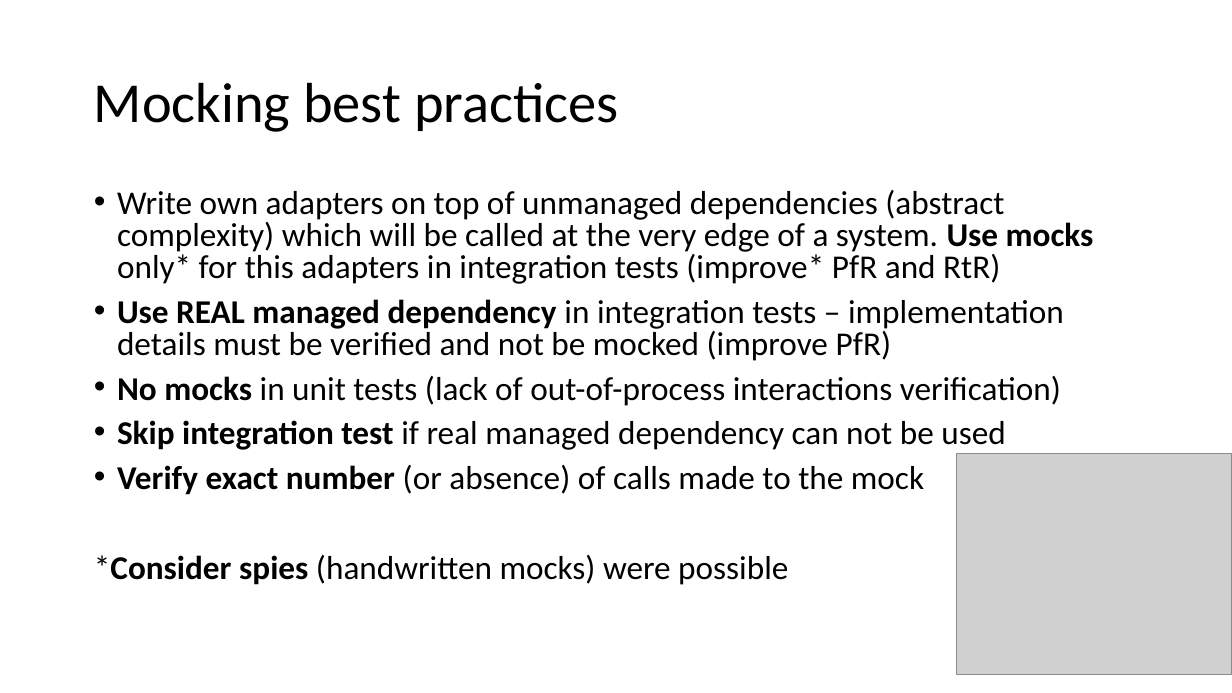
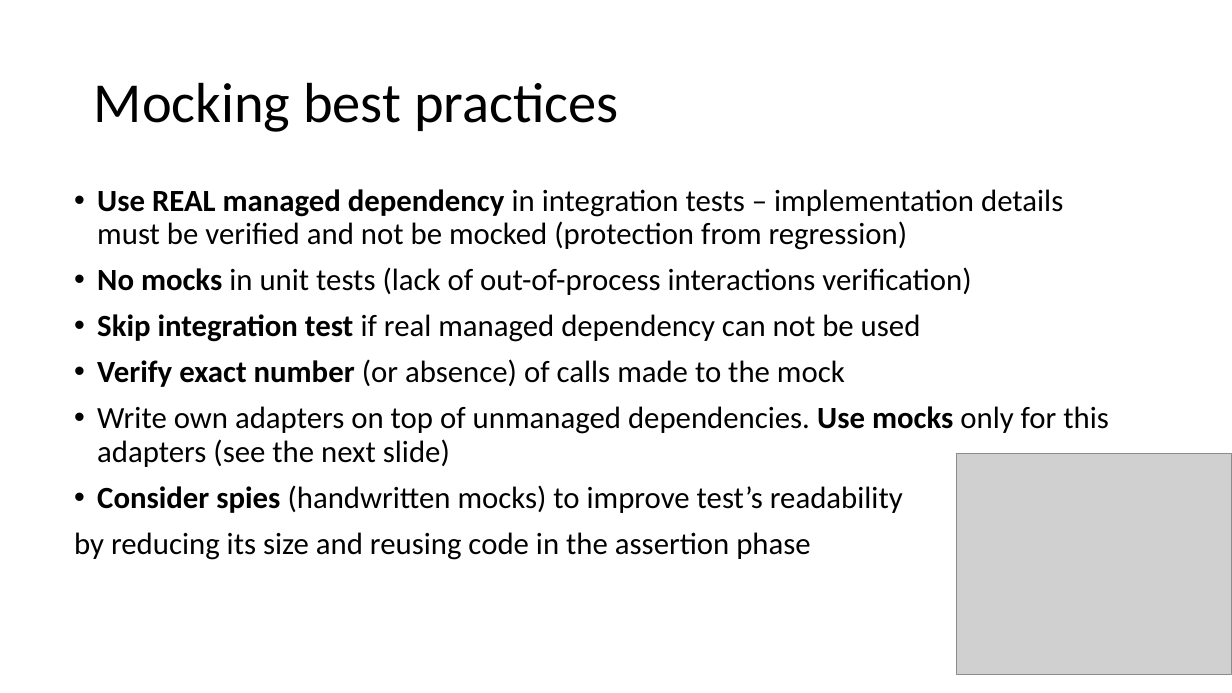
Before and after one commit to magicmanam/slides, a slide deck: slide 58 of automation-testing/unit-testing.pptx (slide 55 before the commit). Drawn at 1232x693 pixels with LibreOffice and Linux fonts; fonts in the diff are those of the drawing; grey boxes stand for pictures. Boxes give left, top, right and bottom in pixels: in the first picture for what was removed or moved away, otherwise in the second. Text is boxed around its words. In the diff, an @@ line names an element or a change of style, - is before the commit and + after.

```diff
--- a/automation-testing/unit-testing.pptx
+++ b/automation-testing/unit-testing.pptx
@@ text "Use REAL managed dependency in ..." moved from (x1=94, y1=190, x2=1094, y2=585) to (x1=74, y1=189, x2=1109, y2=560) @@
@@ text at (x1=97, y1=189, x2=1063, y2=250): text changed; size 25.9 to 24 pt @@
-• Write own adapters on top of unmanaged dependencies (abstract complexity) which will be called at the very edge of a system. Use mocks only* for this adapters in integration tests (improve* PfR and RtR)
-• Use REAL managed dependency in integration tests – implementation details must be verified and not be mocked (improve PfR)
+• Use REAL managed dependency in integration tests – implementation details must be verified and not be mocked (protection from regression)
@@ text at (x1=97, y1=267, x2=971, y2=387): size 25.9 to 24 pt in "No mocks in unit tests (lack of ...", "Skip integration test if real managed dependency ...", "Verify exact number (or absence) of calls ..."; line spacing 0.8 to 0.9 @@
@@ text at (x1=74, y1=406, x2=1109, y2=560): text changed; size 25.9 to 24 pt @@
-*Consider spies (handwritten mocks) were possible
+• Write own adapters on top of unmanaged dependencies. Use mocks only for this adapters (see the next slide)
+• Consider spies (handwritten mocks) to improve test’s readability
+by reducing its size and reusing code in the assertion phase
```
Also in this commit, not shown: 66 other slides changed, 23 slides added, 23 slides removed.
